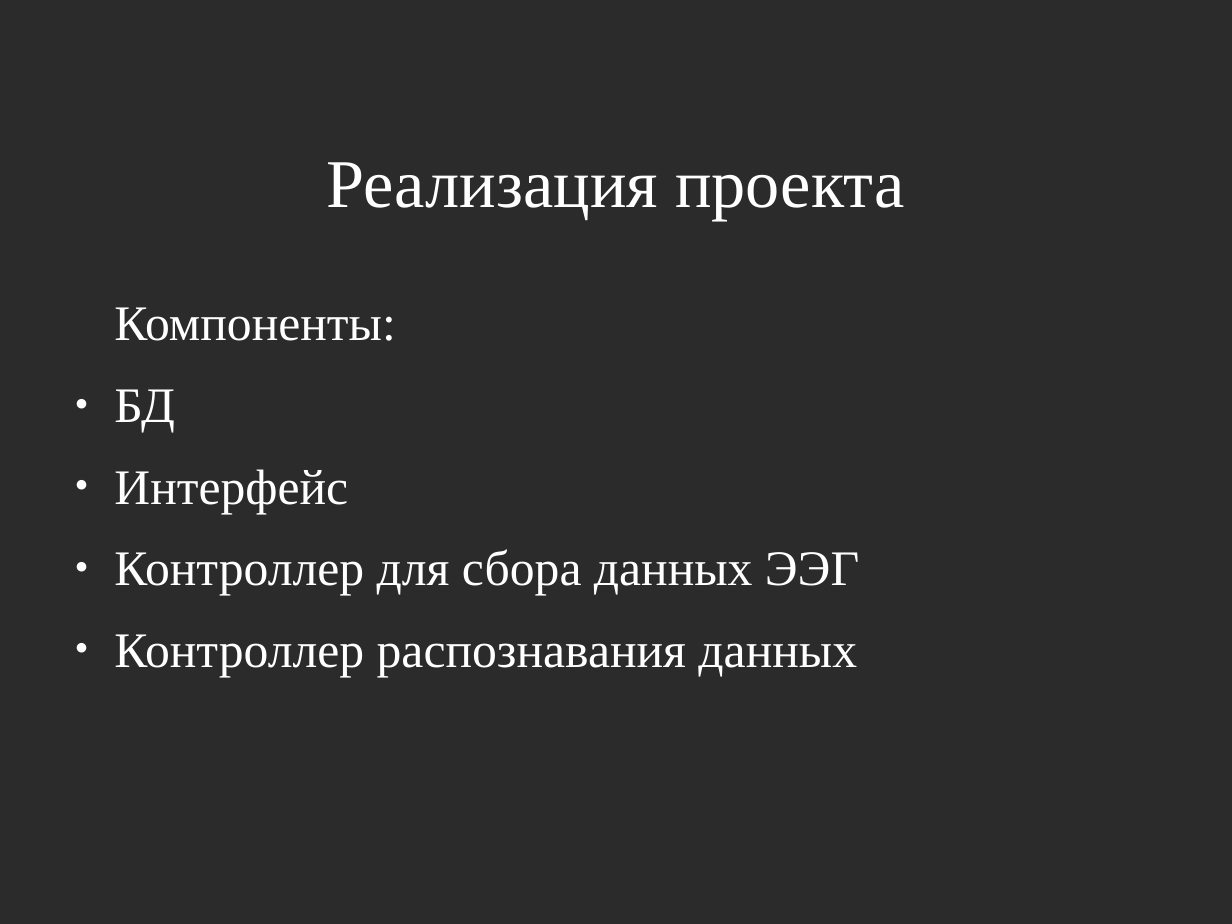
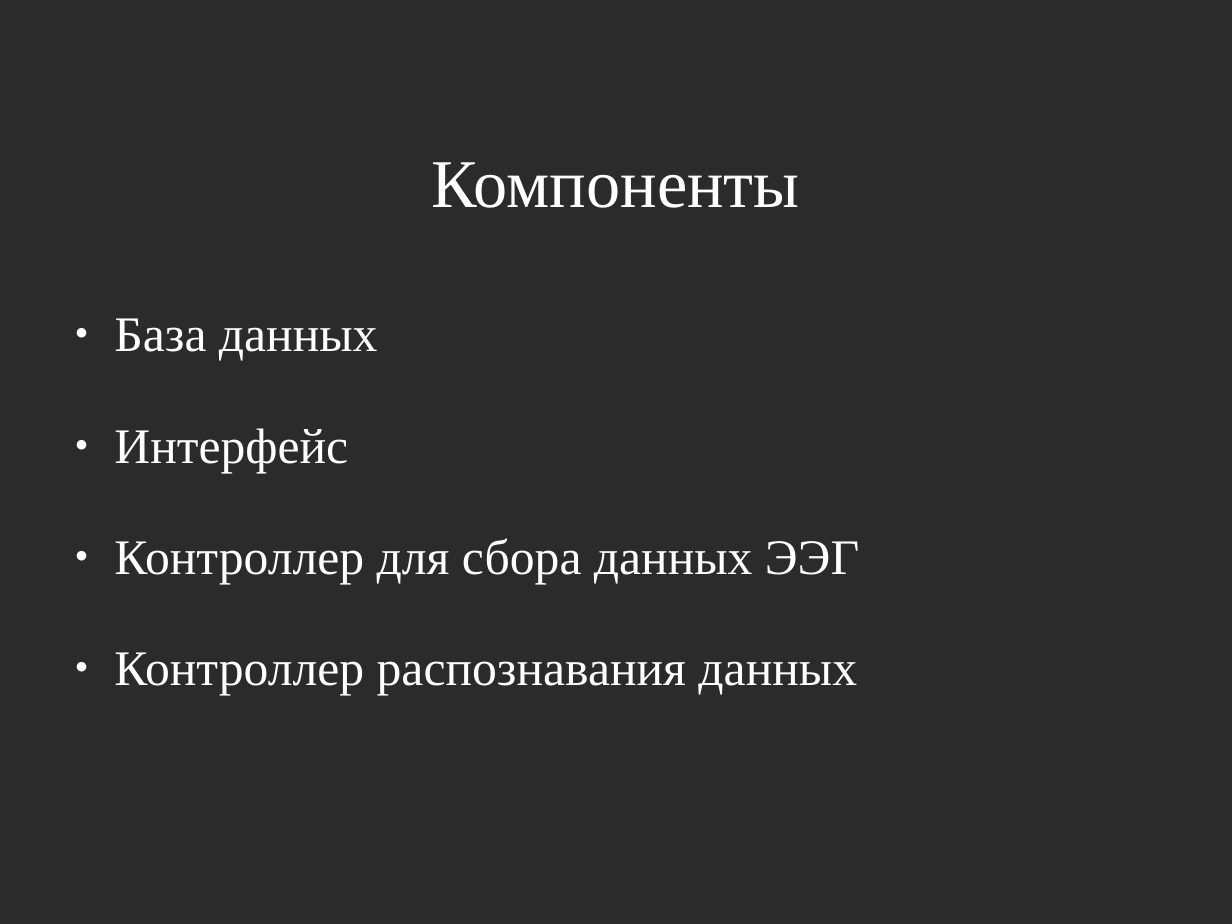
Before and after one commit to jbenua/Biomeh-BCI, a slide deck: slide 13 of pred.odp (slide 11 before the commit). Drawn at 1232x924 pixels with LibreOffice and Linux fonts; fonts in the diff are those of the drawing; background and template pictures are left out; a plain dark background stands for a picture behind light text. Boxes give left, top, right and bottom in pixels: in the first picture for what was removed or moved away, otherwise in the second. Text is boxed around its words. In the diff, an @@ line names an element or a change of style, - is before the commit and + after.

```diff
--- a/pred.odp
+++ b/pred.odp
@@ title at [432, 162, 800, 208]: text changed @@
-Реализация проекта
+Компоненты
@@ text at [114, 318, 378, 361]: text changed @@
-Компоненты:
-● БД
+● База данных
@@ text at [114, 428, 859, 696]: line spacing 1 to 1.5 @@
```
Also in this commit, not shown: 8 other slides changed, 17 slides added, 3 slides removed, 14 other files.
